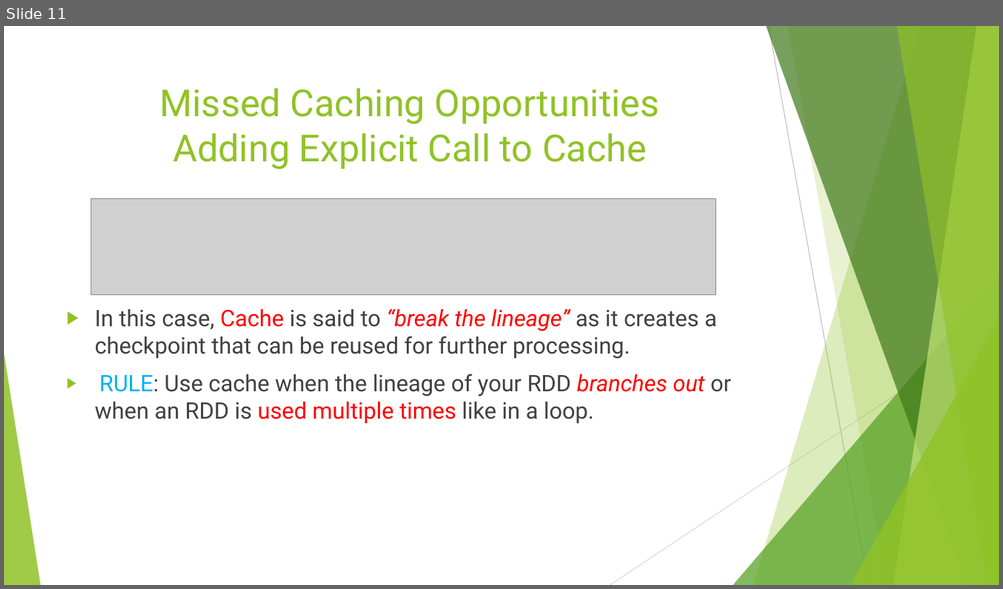
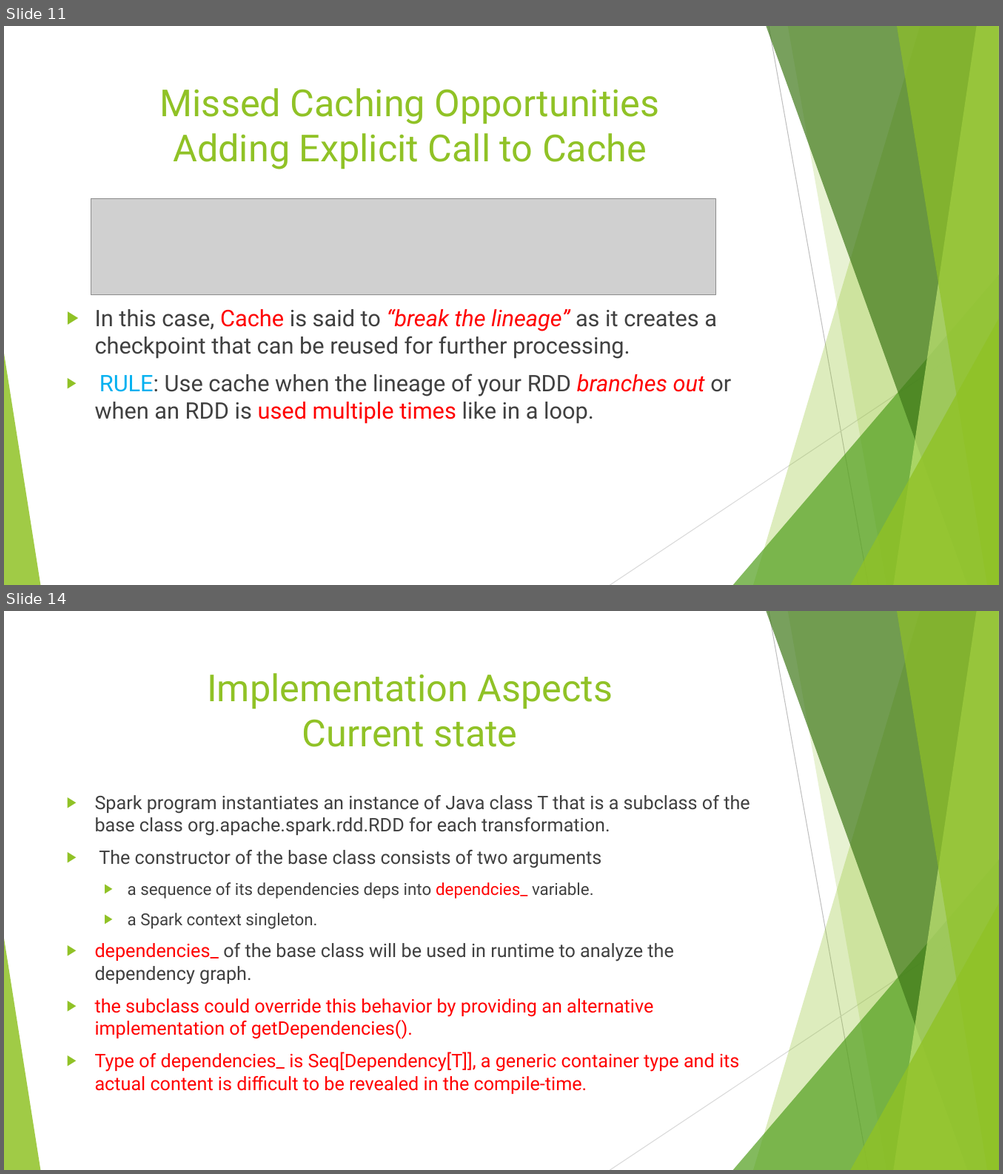
Before and after one commit to ahmedcs/COMP6611B, a slide deck: COMP6611B-Final-Presentation.pptx. Shown one above the other, each under a label of ours: slide 11 before the commit, slides 11 and 14 after it; the slides between them are not shown. The pictures are 1003x589 and 1003x1174 pixels, drawn with LibreOffice and Linux fonts; fonts in the diff are those of the drawing; grey boxes stand for pictures. Boxes give left, top, right and bottom in pixels: in the first picture for what was removed or moved away, otherwise in the second. Text is boxed around its words. In the diff, an @@ line names an element or a change of style, - is before the commit and + after.

```diff
--- a/COMP6611B-Final-Presentation.pptx
+++ b/COMP6611B-Final-Presentation.pptx
@@ slide 14 added at box(4, 611, 999, 1170), background #FFFFFF; not listed: 10 template elements that a slide beside it also shows @@
@@ title added at box(207, 673, 613, 747), 36 pt, text #90C226 @@
+Implementation Aspects
+Current state
@@ text added at box(95, 795, 749, 1094), 18 pt, text #404040 @@
+▶ Spark program instantiates an instance of Java class T that is a subclass of the base class org.apache.spark.rdd.RDD for each transformation.
+▶ The constructor of the base class consists of two arguments
+  ▶ a sequence of its dependencies deps into dependcies_ variable.
+  ▶ a Spark context singleton.
+▶ dependencies_ of the base class will be used in runtime to analyze the dependency graph.
+▶ the subclass could override this behavior by providing an alternative implementation of getDependencies().
+▶ Type of dependencies_ is Seq[Dependency[T]], a generic container type and its actual content is difficult to be revealed in the compile-time.
```
Also in this commit, not shown: 2 slides changed, 8 other slides added.
